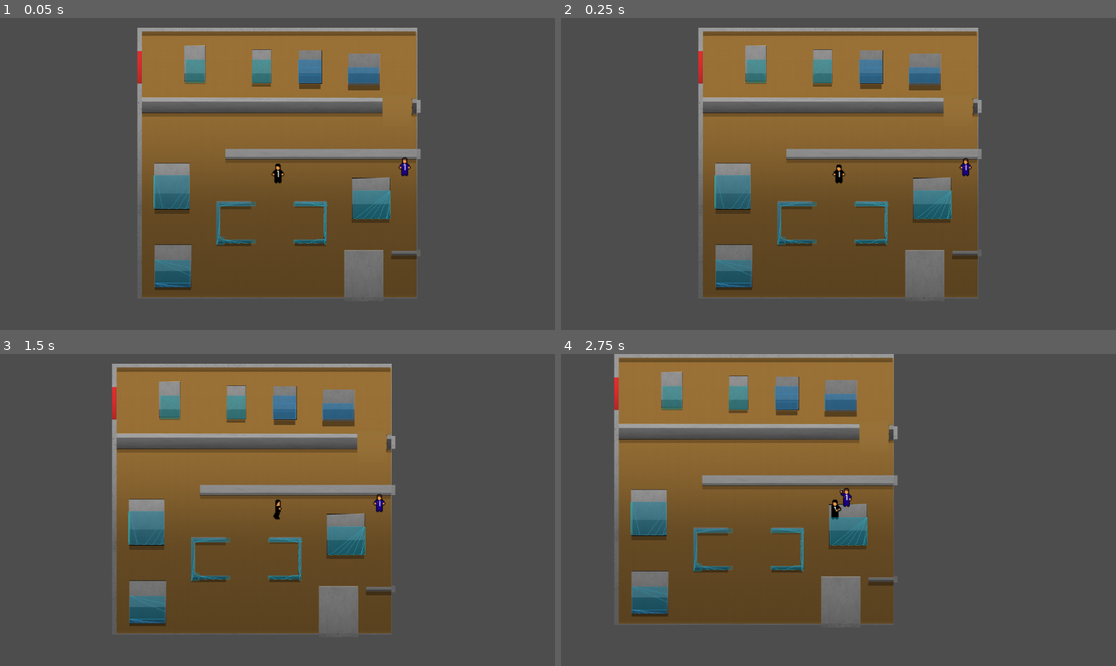
Above: before the commit, frames 1-4 (two rows, left to right).
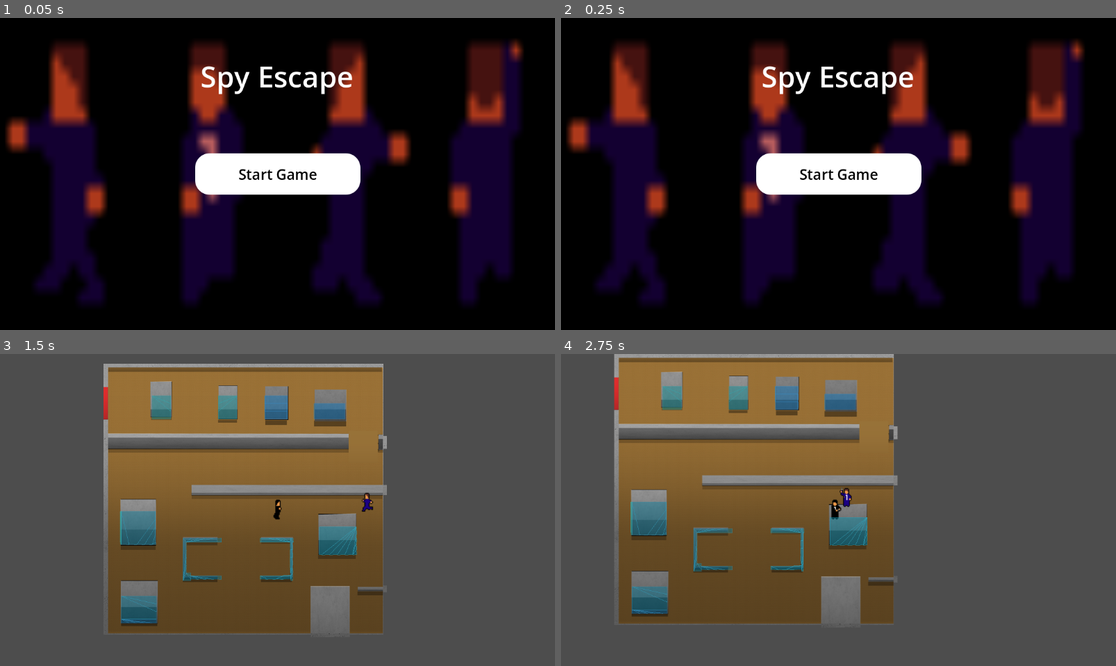
Above: after the commit, the same moments.

Repository: dakaleeb/GodotGroupProject
Game: Godot game, scene res://main_menu.tscn
Two runs of this game, one before a commit and one after it. Both use one fixed random seed, a clock stepped at 60 frames per second and the inputs below. Before the commit the project starts from res://level_1.tscn.
Inputs (mouse positions are in pixels of both pictures, inside the frame that each line leads up to):
- Up to frame 1 (0.05 s): no input
- Up to frame 2 (0.25 s): no input
- Up to frame 3 (1.5 s): click (277, 510) at 0.5 s, where only the run after the commit has a clickable "Start Game"; move the mouse to (399, 494) at 1.27 s; hold Right (right) from 1.28 s (still down); hold Shift (run) from 1.28 s (still down)
- Up to frame 4 (2.75 s): move the mouse to (727, 525) at 2.02 s; release Right (right) at 2.03 s; release Shift (run) at 2.03 s; hold Down (down) from 2.03 s (still down); click (727, 525) at 2.1 s; tap Shift (run) at 2.3 s

The runs differ from the first frame. In frame 1, 100% of the frame differs, in the area x 0-100%, y 0-100%; in frame 2, 100%; in frame 3, 7.9%; in frame 4, nothing differs.

Commit message:
attempt to push main_menu branch into main

Diff:
--- /dev/null
+++ b/spy-escape/main_menu.gd
@@ -0,0 +1,5 @@
+extends Control
+
+
+func _on_start_button_pressed() -> void:
+	get_tree().change_scene_to_file("res://level_1.tscn")
--- /dev/null
+++ b/spy-escape/main_menu.tscn
@@ -0,0 +1,83 @@
+[gd_scene load_steps=6 format=3 uid="uid://b6v5cq6qud3gi"]
+
+[ext_resource type="Texture2D" uid="uid://cke61eqw2kiu4" path="res://Assets/guard_shoot_SpriteSheet.png" id="1_06t4h"]
+[ext_resource type="Script" uid="uid://cqlyqh7cb35yh" path="res://main_menu.gd" id="1_7vrkn"]
+
+[sub_resource type="StyleBoxFlat" id="StyleBoxFlat_7vrkn"]
+bg_color = Color(0, 0, 0, 1)
+
+[sub_resource type="StyleBoxTexture" id="StyleBoxTexture_fu7sn"]
+texture = ExtResource("1_06t4h")
+modulate_color = Color(0.7254902, 0.36862746, 0.36862746, 1)
+
+[sub_resource type="StyleBoxFlat" id="StyleBoxFlat_jix8l"]
+bg_color = Color(1, 1, 1, 1)
+corner_radius_top_left = 30
+corner_radius_top_right = 30
+corner_radius_bottom_right = 30
+corner_radius_bottom_left = 30
+corner_detail = 13
+
+[node name="MainMenu" type="Control"]
+layout_mode = 3
+anchors_preset = 15
+anchor_right = 1.0
+anchor_bottom = 1.0
+grow_horizontal = 2
+grow_vertical = 2
+script = ExtResource("1_7vrkn")
+
+[node name="Panel2" type="Panel" parent="."]
+layout_mode = 1
+anchors_preset = 15
+anchor_right = 1.0
+anchor_bottom = 1.0
+grow_horizontal = 2
+grow_vertical = 2
+theme_override_styles/panel = SubResource("StyleBoxFlat_7vrkn")
+
+[node name="Panel" type="Panel" parent="."]
+layout_mode = 1
+anchors_preset = 15
+anchor_right = 1.0
+anchor_bottom = 1.0
+grow_horizontal = 2
+grow_vertical = 2
+theme_override_styles/panel = SubResource("StyleBoxTexture_fu7sn")
+
+[node name="StartButton" type="Button" parent="."]
+layout_mode = 1
+anchors_preset = 8
+anchor_left = 0.5
+anchor_top = 0.5
+anchor_right = 0.5
+anchor_bottom = 0.5
+offset_left = -171.5
+offset_top = -43.0
+offset_right = 171.5
+offset_bottom = 43.0
+grow_horizontal = 2
+grow_vertical = 2
+theme_override_colors/font_color = Color(0, 0, 0, 1)
+theme_override_font_sizes/font_size = 30
+theme_override_styles/normal = SubResource("StyleBoxFlat_jix8l")
+text = "Start Game"
+
+[node name="Label" type="Label" parent="."]
+layout_mode = 1
+anchors_preset = -1
+anchor_left = 0.5
+anchor_top = 0.19000001
+anchor_right = 0.5
+anchor_bottom = 0.19000001
+offset_left = -160.0
+offset_top = -44.12001
+offset_right = 158.0
+offset_bottom = 38.87999
+grow_horizontal = 2
+grow_vertical = 2
+theme_override_font_sizes/font_size = 60
+text = "Spy Escape"
+
+[connection signal="pressed" from="StartButton" to="." method="_on_start_button_pressed"]
+[connection signal="pressed" from="StartButton" to="StartButton" method="_on_pressed"]
--- a/spy-escape/project.godot
+++ b/spy-escape/project.godot
@@ -11,7 +11,7 @@
 [application]
 
 config/name="Spy escape"
-run/main_scene="uid://rgqnpeke3fw1"
+run/main_scene="uid://b6v5cq6qud3gi"
 config/features=PackedStringArray("4.5", "Forward Plus")
 config/icon="res://icon.svg"
 
Not shown: 1 places in spy-escape/level_1.tscn that only renumber resources
Not shown, added: spy-escape/main_menu.gd.uid
